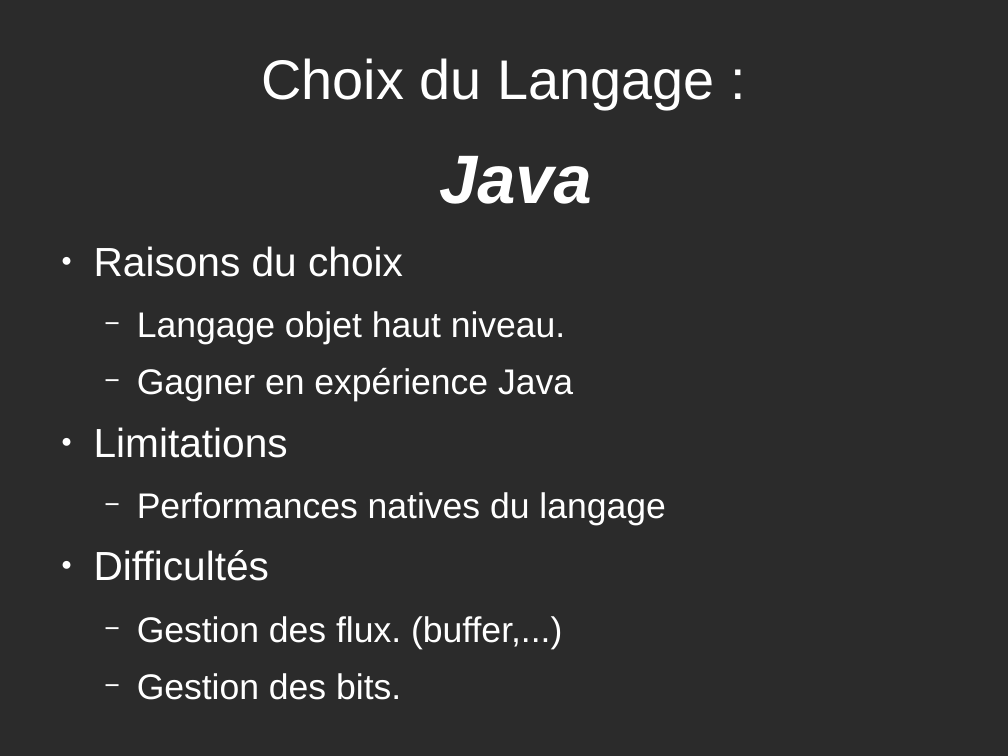
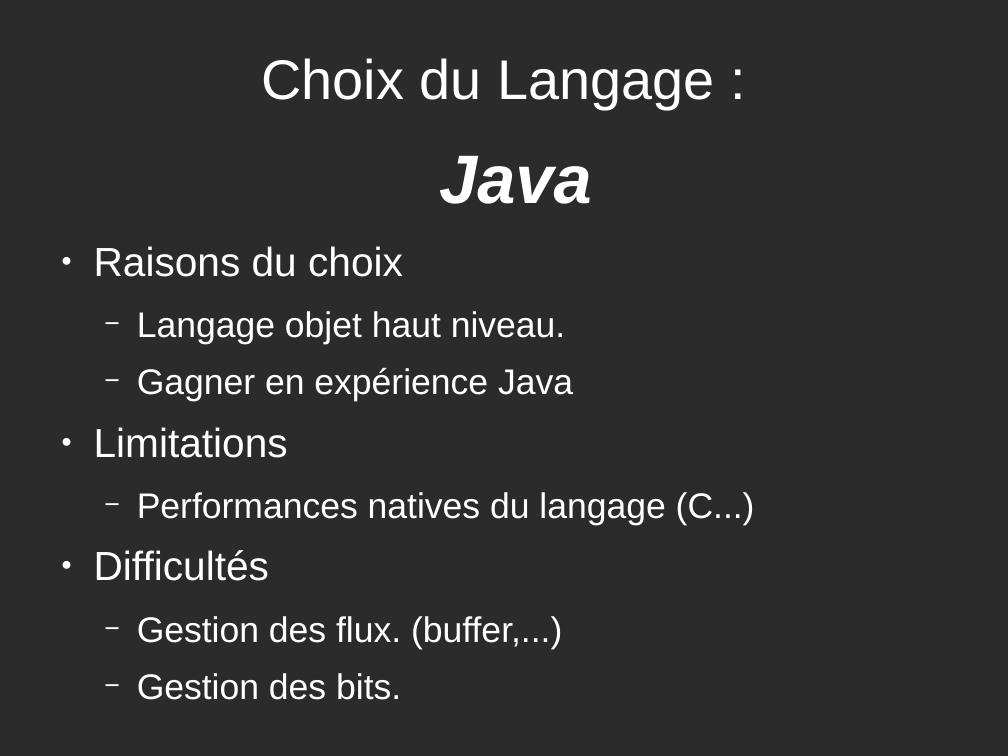
Before and after one commit to AdrieanKhisbe/asHuffman, a slide deck: slide 2 of rapport/soutenanceASH.odp. Drawn at 1008x756 pixels with LibreOffice and Linux fonts; fonts in the diff are those of the drawing; background and template pictures are left out; a plain dark background stands for a picture behind light text. Boxes give left, top, right and bottom in pixels: in the first picture for what was removed or moved away, otherwise in the second. Text is boxed around its words. In the diff, an @@ line names an element or a change of style, - is before the commit and + after.

```diff
--- a/rapport/soutenanceASH.odp
+++ b/rapport/soutenanceASH.odp
@@ text at bbox=[137, 492, 755, 526]: text changed @@
-  − Performances natives du langage
+  − Performances natives du langage (C...)
```
Also in this commit, not shown: 4 other slides changed.
